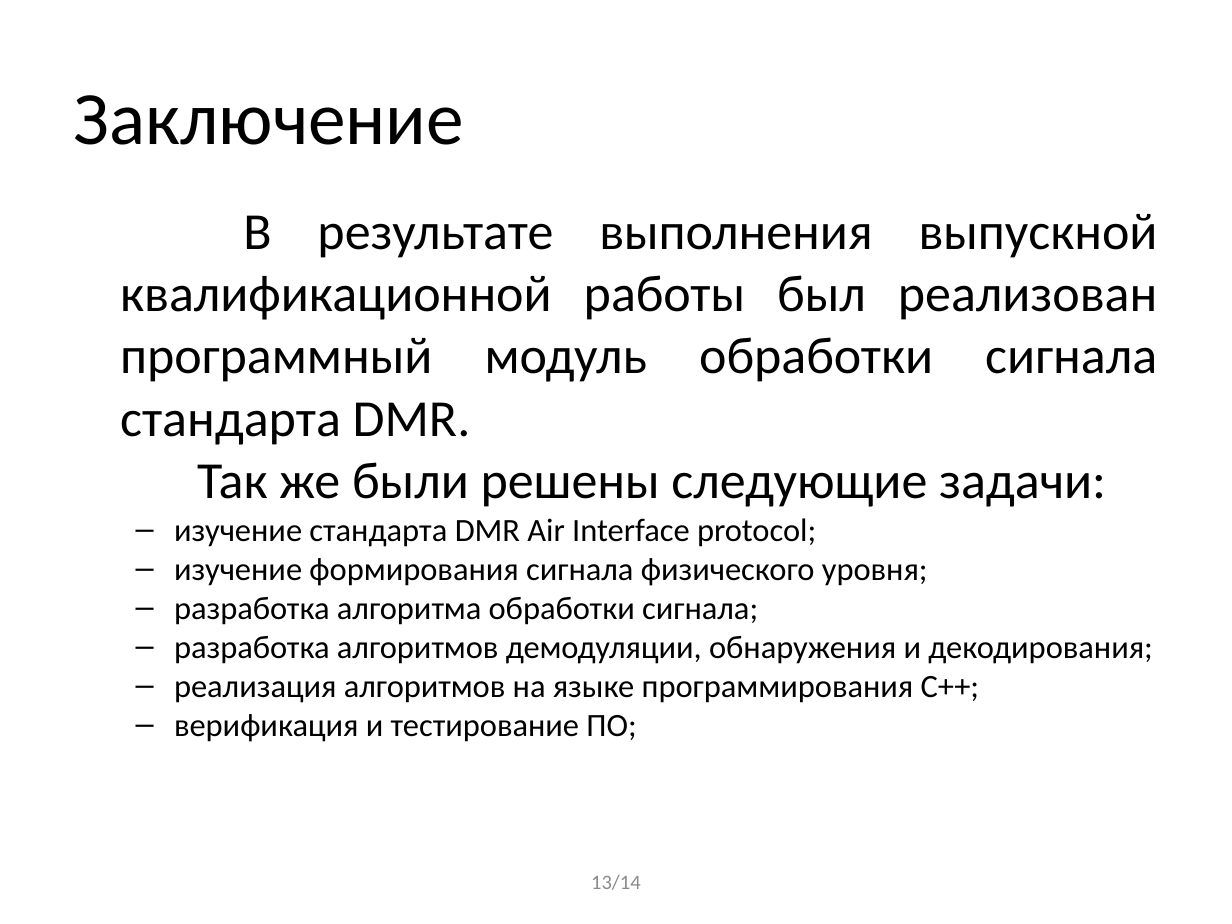
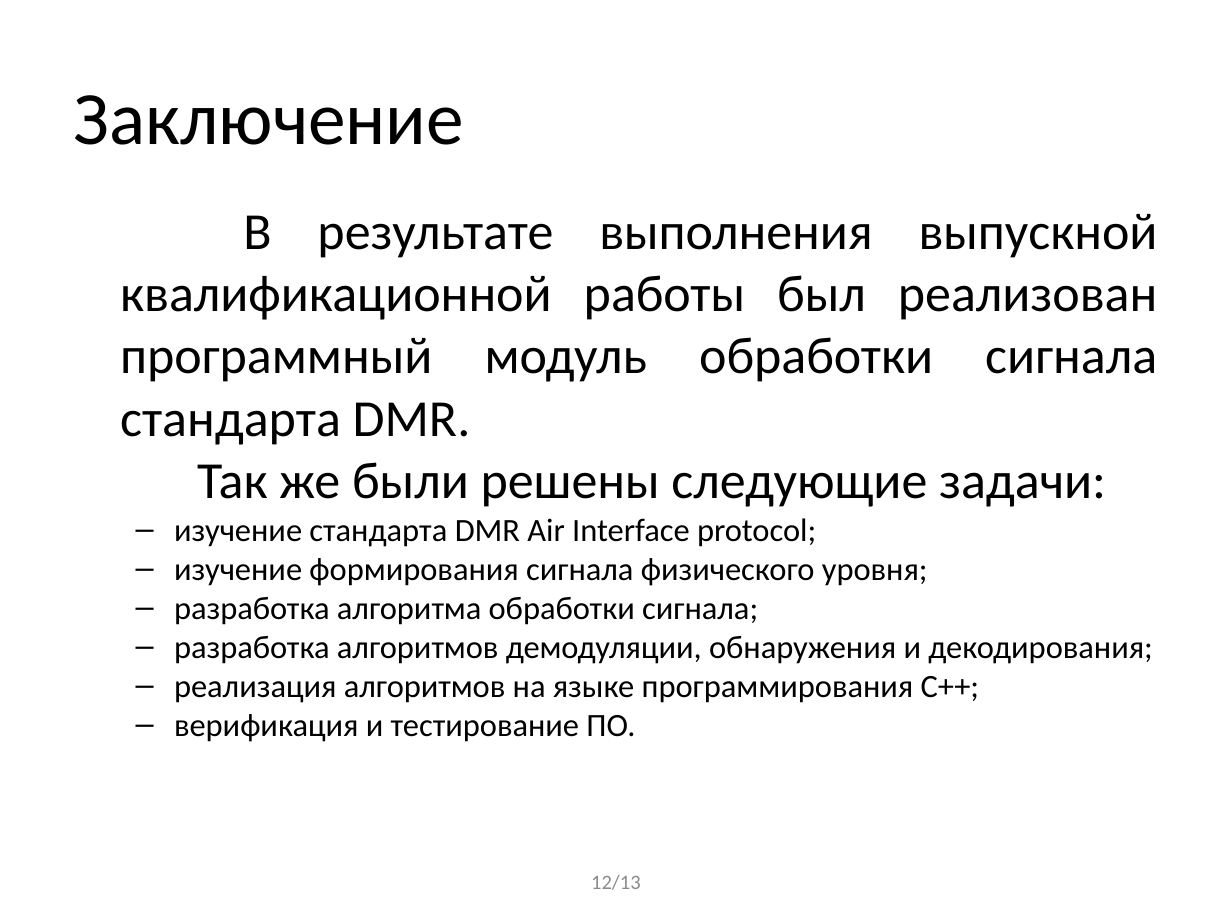
Before and after one commit to BorzhonovAI/magistr, a slide deck: slide 12 of Презентация Диплом.pptx. Drawn at 1232x924 pixels with LibreOffice and Linux fonts; fonts in the diff are those of the drawing. Boxes give left, top, right and bottom in pixels: in the first picture for what was removed or moved away, otherwise in the second. Text is boxed around its words. In the diff, an @@ line names an element or a change of style, - is before the commit and + after.

```diff
--- a/Презентация Диплом.pptx
+++ b/Презентация Диплом.pptx
@@ text at (174,714,635,742): text changed @@
-  – верификация и тестирование ПО;
+  – верификация и тестирование ПО.
@@ text at (591,875,640,890): text changed @@
-13/14
+12/13
```
Also in this commit, not shown: 11 other slides changed, 4 other files.
